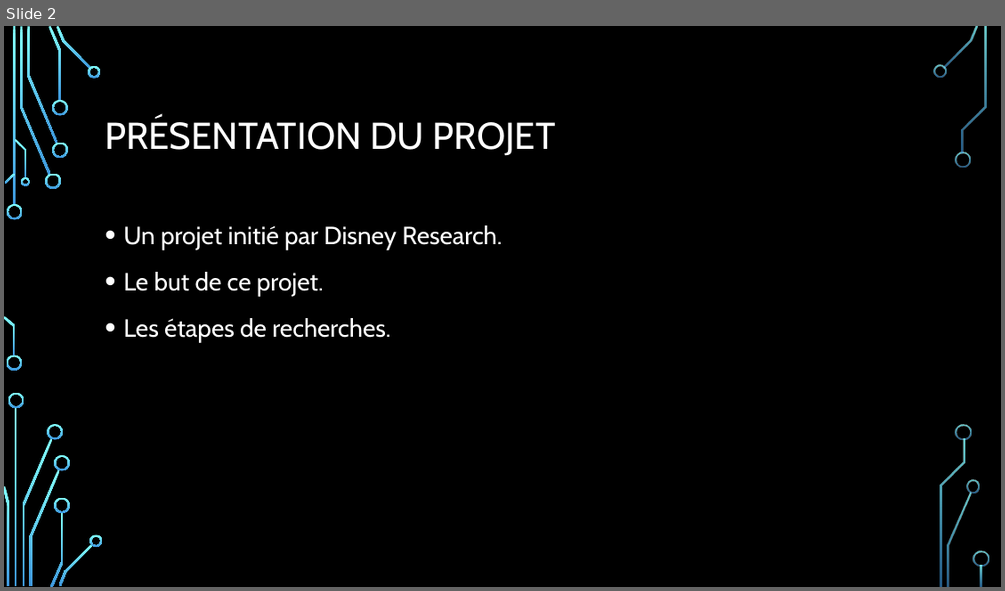
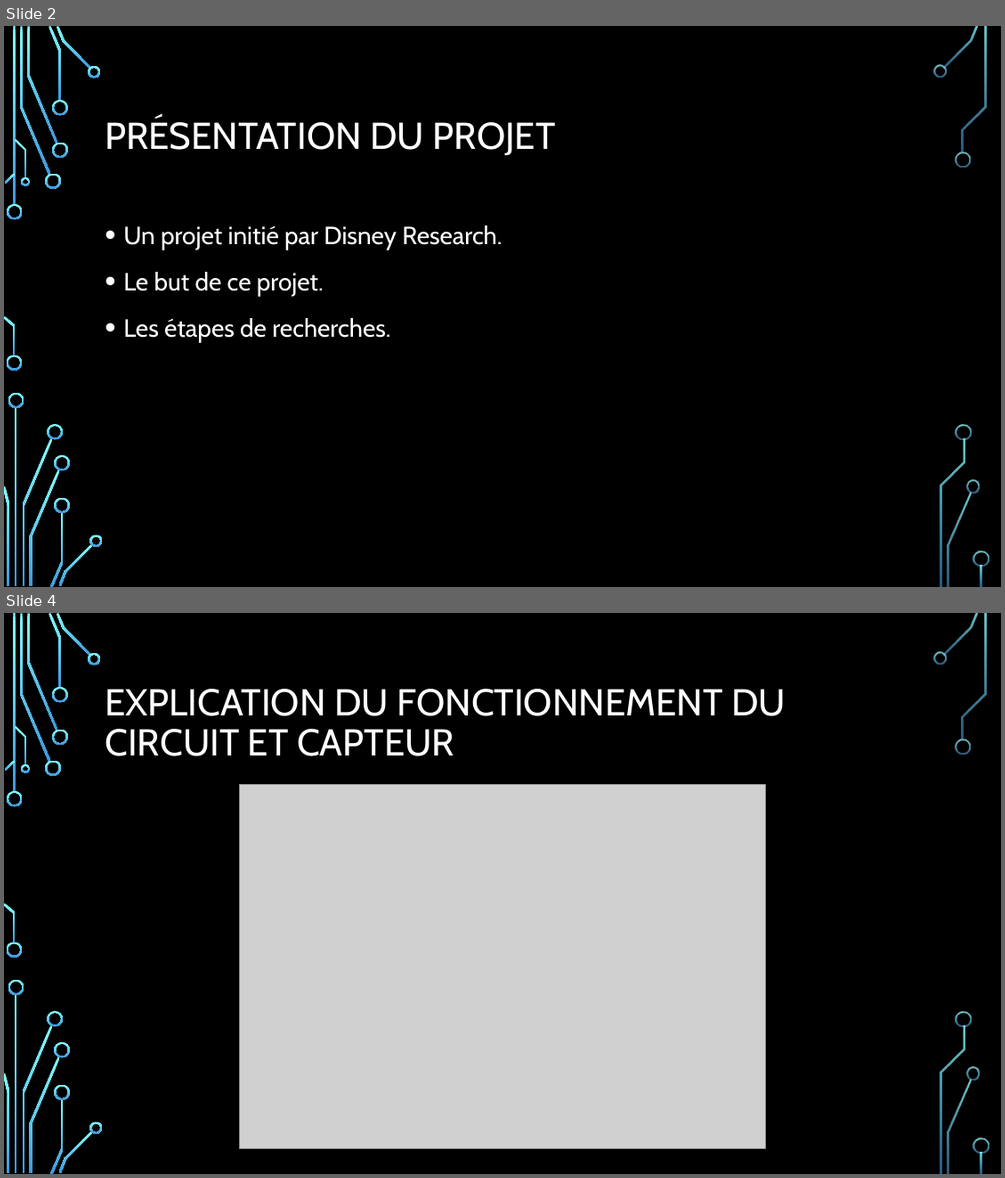
Before and after one commit to AE-L/Projet-SmartPatate, a slide deck: Projet smart-patate.pptx. Shown one above the other, each under a label of ours: slide 2 before the commit, slides 2 and 4 after it; the slides between them are not shown. The pictures are 1005x591 and 1005x1178 pixels, drawn with LibreOffice and Linux fonts; fonts in the diff are those of the drawing; grey boxes stand for pictures; background and template pictures are left out. Boxes give left, top, right and bottom in pixels: in the first picture for what was removed or moved away, otherwise in the second. Text is boxed around its words. In the diff, an @@ line names an element or a change of style, - is before the commit and + after.

```diff
--- a/Projet smart-patate.pptx
+++ b/Projet smart-patate.pptx
@@ slide 4 added at (x1=4, y1=613, x2=1001, y2=1174), background picture (left out); not listed: 36 template elements that a slide beside it also shows @@
@@ title added at (x1=105, y1=689, x2=785, y2=756), 36 pt, text #FFFFFF @@
+EXPLICATION DU FONCTIONNEMENT DU CIRCUIT ET CAPTEUR
@@ picture added at (x1=240, y1=784, x2=765, y2=1149) @@
```
Also in this commit, not shown: 2 other slides added.
